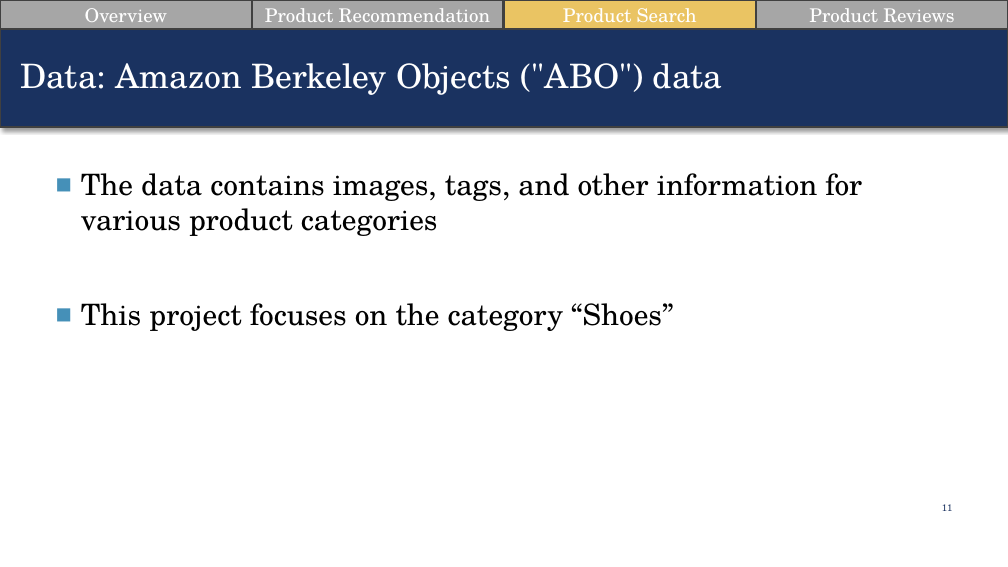
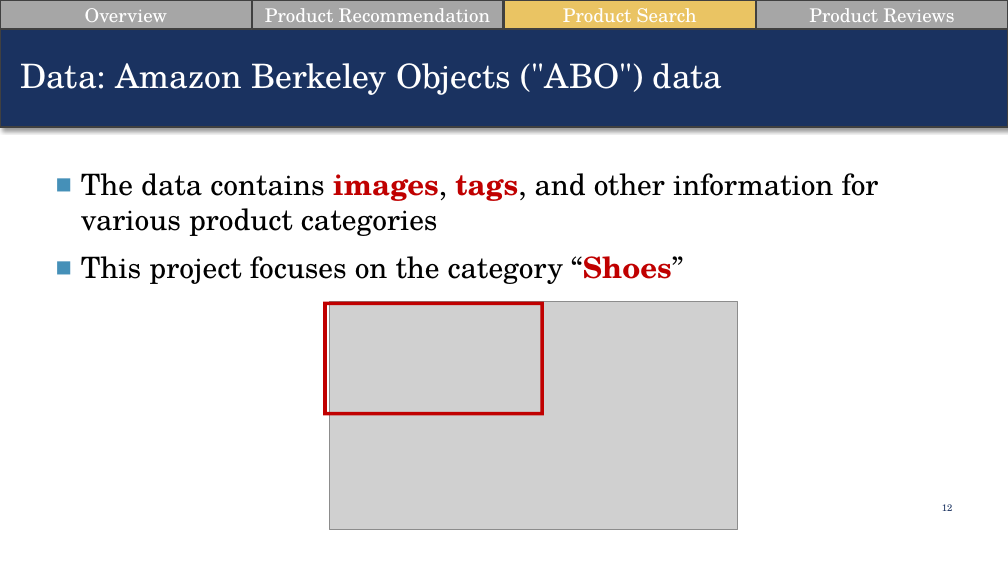
Before and after one commit to suesuyeonlim/final_project, a slide deck: slide 12 of Presentation.pptx (slide 11 before the commit). Drawn at 1008x567 pixels with LibreOffice and Linux fonts; fonts in the diff are those of the drawing; grey boxes stand for pictures. Boxes give left, top, right and bottom in pixels: in the first picture for what was removed or moved away, otherwise in the second. Text is boxed around its words. In the diff, an @@ line names an element or a change of style, - is before the commit and + after.

```diff
--- a/Presentation.pptx
+++ b/Presentation.pptx
@@ text "The data contains images, tags, ..." at bbox=[81, 173, 879, 284]: text colour #000000 to #C00000, bold on in "images, tags,", "“Shoes”" @@
@@ frame added at bbox=[324, 302, 544, 416], fill #C00000 @@
@@ picture added at bbox=[330, 302, 738, 530] @@
@@ page number at bbox=[942, 504, 953, 511]: text changed @@
-11
+12
```
Also in this commit, not shown: 9 other slides changed, 3 slides added.
